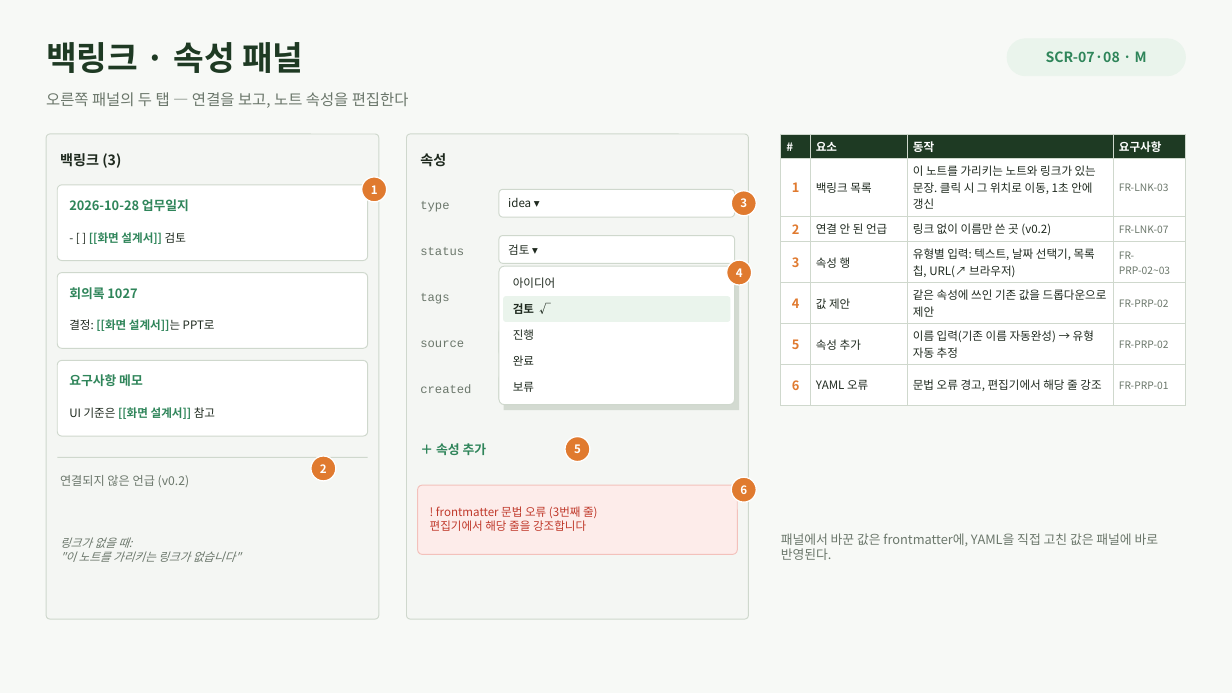
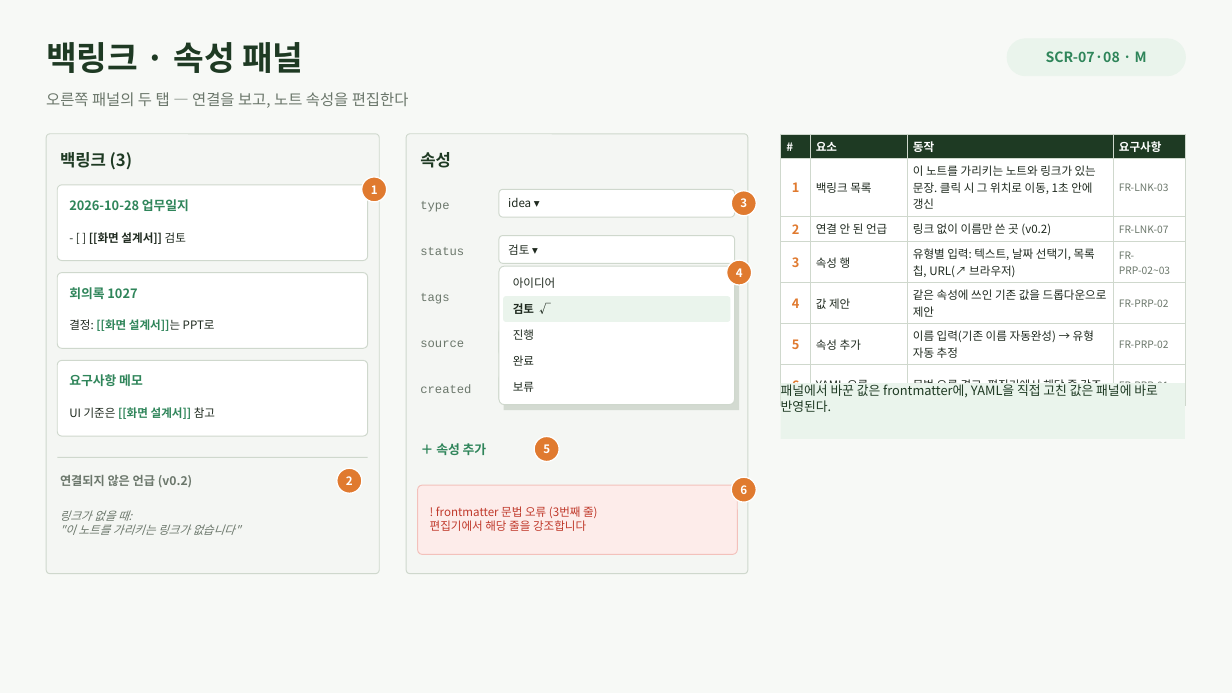
Before and after one commit to jinkyoin/notevine, a slide deck: slide 11 of docs/화면설계서.pptx. Drawn at 1232x693 pixels with LibreOffice and Linux fonts; fonts in the diff are those of the drawing. Boxes give left, top, right and bottom in pixels: in the first picture for what was removed or moved away, otherwise in the second. Text is boxed around its words. In the diff, an @@ line names an element or a change of style, - is before the commit and + after.

```diff
--- a/docs/화면설계서.pptx
+++ b/docs/화면설계서.pptx
@@ rounded rectangle: place and size @@
-rounded rectangle at box(46, 134, 379, 619)
+rounded rectangle at box(46, 134, 379, 574)
@@ text "백링크 (3)" at box(60, 152, 132, 169): size 11 to 13 pt, text colour #1F2A1F to #1E3A23 @@
@@ rounded rectangle: place and size @@
-rounded rectangle at box(407, 134, 749, 619)
+rounded rectangle at box(407, 134, 749, 574)
@@ text "속성" at box(420, 152, 451, 168): size 11 to 13 pt, text colour #1F2A1F to #1E3A23 @@
@@ text "- [ ] [[화면 설계서]] ..." at box(89, 232, 186, 244): text colour #2F855A to #1F2A1F in "[[화면 설계서]]" @@
@@ rectangle "패널에서 바꾼 값은 frontmatter에, YAML을 ...": place and size @@
-rectangle "패널에서 바꾼 값은 frontmatter에, YAML을 ..." at box(781, 533, 1159, 560)
+rectangle "패널에서 바꾼 값은 frontmatter에, YAML을 ..." at box(781, 384, 1186, 439)
@@ rectangle "패널에서 바꾼 값은 frontmatter에, YAML을 ..." at box(781, 384, 1186, 439): text colour #6B776B to #1E3A23; fill none to #EAF4EC @@
@@ text "5": place and size @@
-text "5" at box(574, 444, 581, 453)
+text "5" at box(543, 444, 550, 453)
@@ ellipse: place and size @@
-ellipse at box(566, 436, 591, 461)
+ellipse at box(534, 436, 559, 461)
@@ text "연결되지 않은 언급 (v0.2)" at box(60, 475, 192, 487): bold on @@
@@ text "2": place and size @@
-text "2" at box(320, 464, 327, 473)
+text "2" at box(346, 476, 353, 485)
@@ ellipse: place and size @@
-ellipse at box(311, 456, 336, 481)
+ellipse at box(337, 469, 362, 494)
@@ text "링크가 없을 때:": place and size @@
-text "링크가 없을 때:" at box(60, 537, 241, 562)
+text "링크가 없을 때:" at box(60, 510, 241, 535)
```
Also in this commit, not shown: 5 other slides changed, 24 other files.
